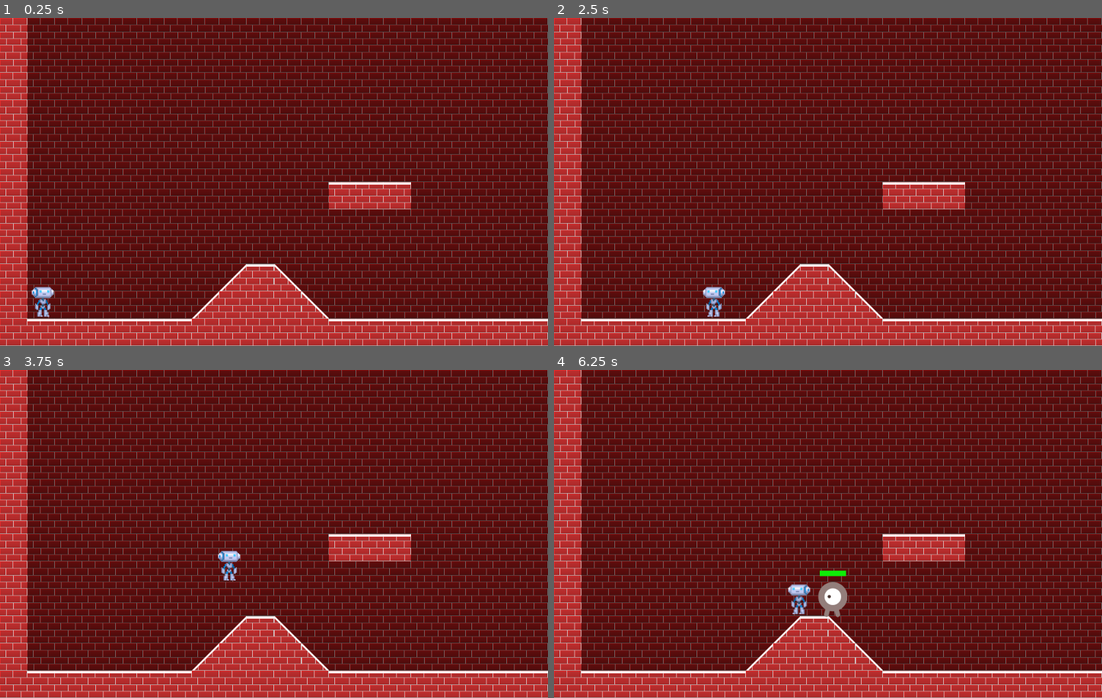
Above: before the commit, frames 1-4 (two rows, left to right).
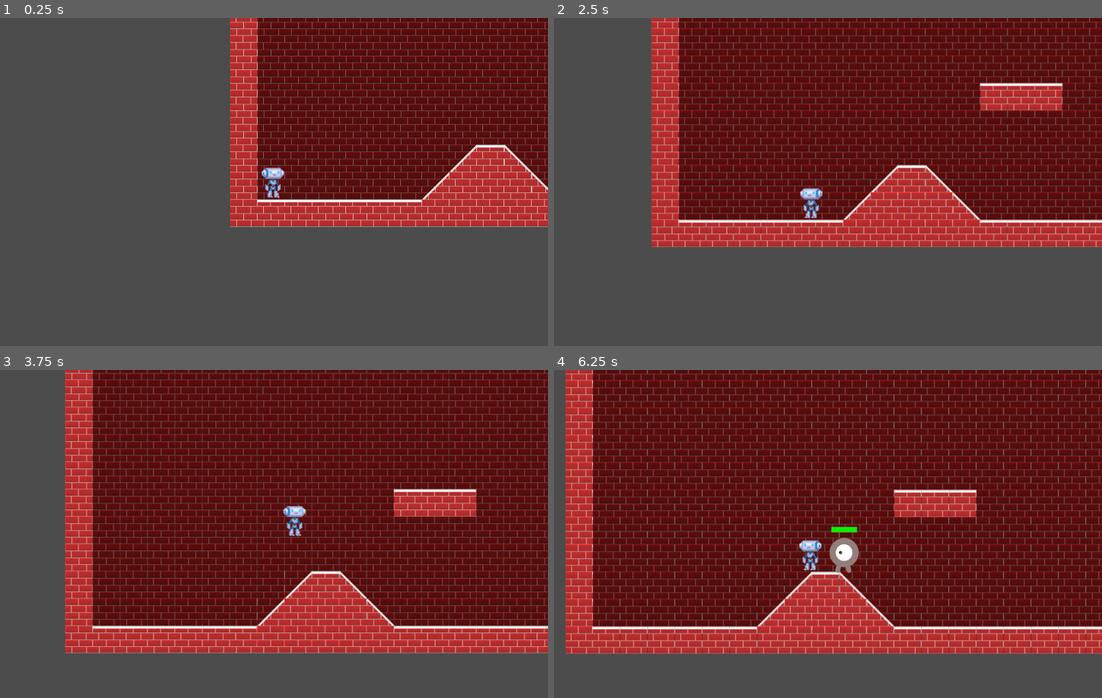
Above: after the commit, the same moments.

Repository: Ruefa/godot_test
Game: Godot game, scene res://Main.tscn
Two runs of this game, one before a commit and one after it. Both use one fixed random seed, a clock stepped at 60 frames per second and the inputs below.
Inputs:
- Up to frame 1 (0.25 s): no input
- Up to frame 2 (2.5 s): hold Right (ui_right) 0.53-2.03 s; tap Up (ui_up) at 0.77, 1.52 s; hold Left (ui_left) from 2.03 s (still down)
- Up to frame 3 (3.75 s): release Left (ui_left) at 2.78 s; hold Right (ui_right) from 2.78 s (still down); tap Up (ui_up) at 3.02 s
- Up to frame 4 (6.25 s): tap Up (ui_up) at 3.77, 4.52, 6.02 s; release Right (ui_right) at 4.28 s; hold Left (ui_left) 4.28-5.03 s; hold Right (ui_right) 5.03-5.78 s; hold Left (ui_left) from 5.78 s (still down)

The runs differ from the first frame. In frame 1, 82% of the frame differs, in the area x 0-100%, y 0-100%; in frame 2, 73%; in frame 3, 66%; in frame 4, 61%.

Commit message:
added camera to player

Diff:
--- a/Side Scroll/Player.tscn
+++ b/Side Scroll/Player.tscn
@@ -29,3 +29,8 @@
 
 [node name="CollisionShape2D" type="CollisionShape2D" parent="."]
 shape = SubResource( 2 )
+
+[node name="Camera" type="Camera2D" parent="."]
+current = true
+limit_top = 0
+smoothing_enabled = true
